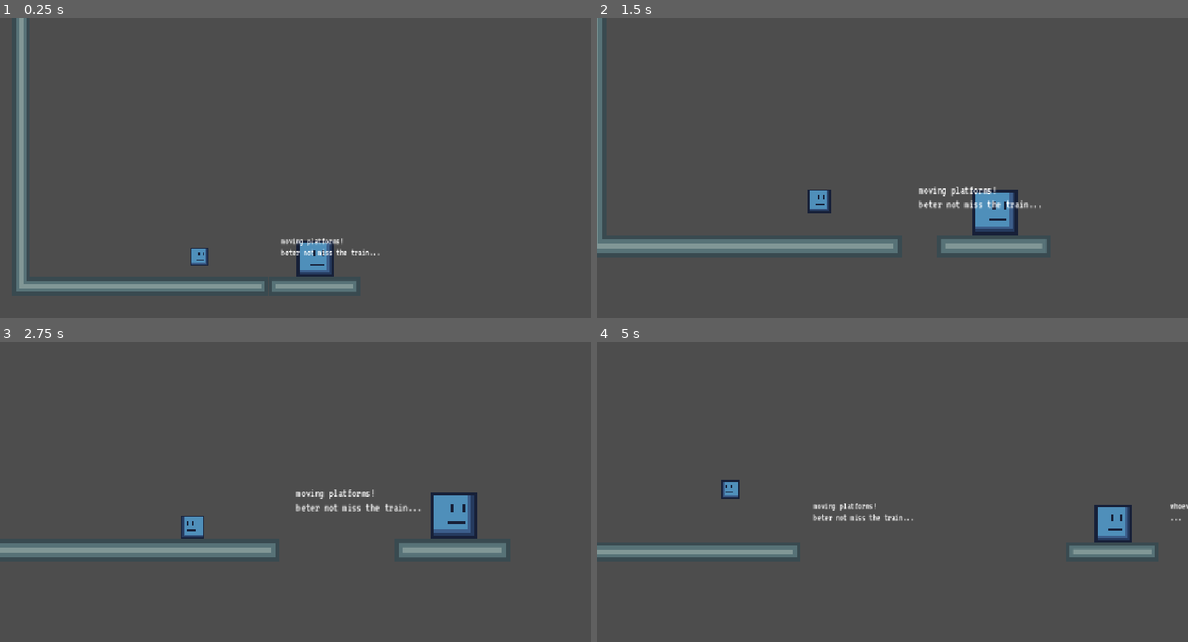
Above: before the commit, frames 1-4 (two rows, left to right).
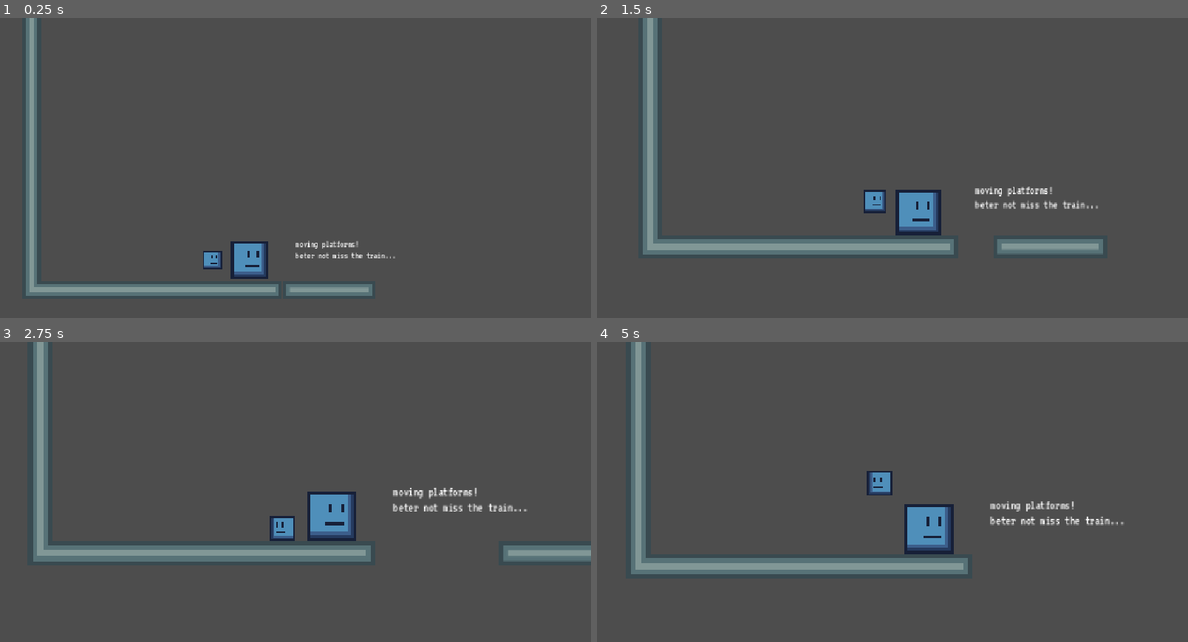
Above: after the commit, the same moments.

Repository: itstntcraft123/small-guy-big-guy
Game: Godot game, scene res://scenes/levels/level18.tscn
Same seed, same stepped clock (60 frames per second), same inputs: the game is played once before the commit and once after it. This scene is started directly instead of the project's main scene.
Inputs (mouse positions are in pixels of both pictures, inside the frame that each line leads up to):
- Up to frame 1 (0.25 s): no input
- Up to frame 2 (1.5 s): tap Enter at 0.5 s; move the mouse to (1022, 168) at 0.52 s; hold E (interact) 0.53-1.28 s; hold D (small_right) from 0.53 s (still down); click (1022, 168) at 0.67 s; tap W (small_jump) at 0.77 s; move the mouse to (774, 201) at 1.27 s; tap Alt at 1.35 s
- Up to frame 3 (2.75 s): tap W (small_jump) at 1.52 s; move the mouse to (354, 435) at 2.02 s; release D (small_right) at 2.03 s; hold A (small_left) from 2.03 s (still down); tap Shift at 2.1 s
- Up to frame 4 (5 s): move the mouse to (862, 573) at 2.77 s; release A (small_left) at 2.78 s; hold D (small_right) 2.78-4.28 s; tap E (interact) at 2.85 s; click (862, 573) at 2.92 s; tap W (small_jump) at 3.02, 3.77, 4.52 s; move the mouse to (1069, 558) at 3.52 s; tap Alt at 3.6 s; move the mouse to (715, 459) at 4.27 s; hold A (small_left) from 4.28 s (still down); tap Shift at 4.35 s

The runs differ from the first frame. In frame 1, 7.7% of the frame differs, in the area x 2-67%, y 0-93%; in frame 2, 8.0%; in frame 3, 9.8%; in frame 4, 10%, in the area x 0-100%, y 0-78%.

Commit message:
Update level18.tscn

Diff:
--- a/scenes/levels/level18.tscn
+++ b/scenes/levels/level18.tscn
@@ -12,7 +12,7 @@
 position = Vector2(-232, 144)
 
 [node name="BigGuy" parent="." index="2" unique_id=1109696247]
-position = Vector2(-30, 186)
+position = Vector2(-168, 144)
 
 [node name="TileMapLayer" parent="." index="3" unique_id=752737559]
 tile_map_data = PackedByteArray("AAD8/wcAAAADAAMAAAD7/wcAAAACAAMAAAD6/wcAAAACAAMAAAD5/wcAAAACAAMAAAD4/wcAAAACAAMAAAD3/w …(1136 unchanged characters)…
